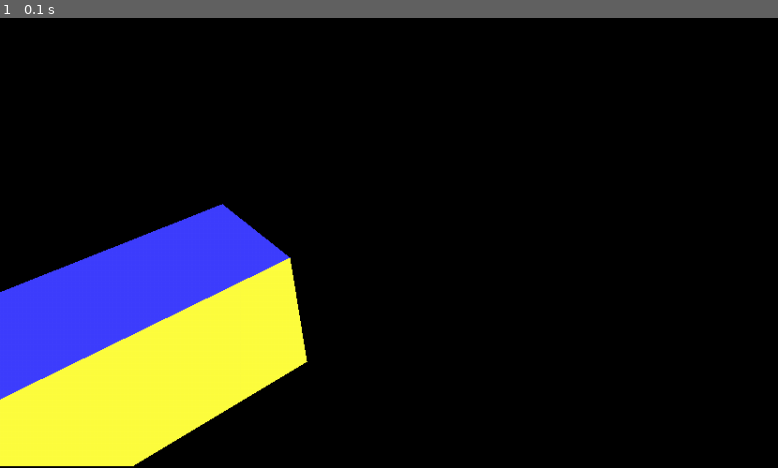
Above: before the commit, frame 1.
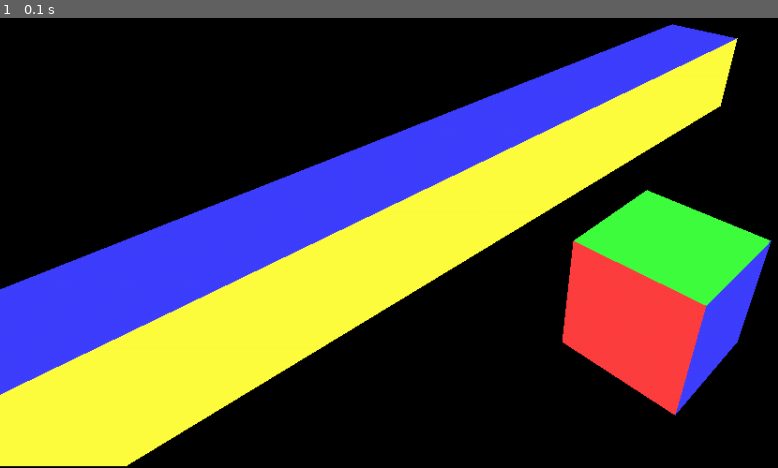
Above: after the commit, the same moment.

Repository: mooinglemur/2RX16
Game: pygame game, started from scripts/pygame-3d-scene.py
Two runs of this game, one before a commit and one after it. Both use one fixed random seed, a clock stepped at 60 frames per second and the inputs below.
Inputs:
- Up to frame 1 (0.1 s): no input

The runs differ from the first frame. In frame 1, 28% of the frame differs, in the area x 0-100%, y 1-100%.

Commit message:
showing multiple objects

Diff:
--- a/scripts/pygame-3d-scene.py
+++ b/scripts/pygame-3d-scene.py
@@ -143,12 +143,12 @@
         elif line.startswith('f '):
             line_parts = line.split()
             line_parts.pop(0)  # first element contains the 'f '
-            vertex_indexes = []
+            vertex_indices = []
             normal_index = None
             for line_part in line_parts:
                 # There are in fact two indexes: one for the vertex and one for the normal.
                 vertex_index = int(line_part.split('//')[0])-1
-                vertex_indexes.append(vertex_index)
+                vertex_indices.append(vertex_index)
                 # Note: we overwrite the normal index, since we assume this is a triangle and has ONE normal for each face
                 normal_index = int(line_part.split('//')[1])-1
 
@@ -165,9 +165,9 @@
             # FIXME?: right now, we convert a global vertex (and normal) index into an object-vertex (and normal) index. Is this actually a good idea?
             objects[current_object_name]['faces'].append({
                 'vertex_indices' : [
-                    vertex_indexes[0] - object_start_vertex_index,
-                    vertex_indexes[1] - object_start_vertex_index,
-                    vertex_indexes[2] - object_start_vertex_index
+                    vertex_indices[0] - object_start_vertex_index,
+                    vertex_indices[1] - object_start_vertex_index,
+                    vertex_indices[2] - object_start_vertex_index
                 ],
                 'normal_index' : normal_index - object_start_normal_index,
                 'color_index' : color_index,
@@ -739,7 +739,7 @@
     b1[1] |= x32
     return b1
 
-def light_draw_and_export(projected_vertices, faces):
+def sort_light_draw_and_export(projected_vertices, faces):
 
     def face_sorter(item):
         return item['sum_of_z']
@@ -1088,12 +1088,28 @@
 # FIXME!
 #    exit()
 
-    # FIXME: this is a temporary workaround. We should get all objects but the camera here!
-    projected_vertices = camera_clipped_projected_objects['Cube']['vertices']
-    faces = camera_clipped_projected_objects['Cube']['faces']
+    projected_vertices = []
+    faces = []
+    for current_object_name in camera_clipped_projected_objects:
+        # We assemble all objects but the camera(box) here
+
+        if (current_object_name == 'CameraBox'):
+            continue
+
+        object_projected_vertices = camera_clipped_projected_objects[current_object_name]['vertices']
+        object_faces = camera_clipped_projected_objects[current_object_name]['faces']
+
+        start_vertex_index = len(projected_vertices)
+        projected_vertices += object_projected_vertices
+        for object_face in object_faces:
+            object_face['vertex_indices'][0] += start_vertex_index
+            object_face['vertex_indices'][1] += start_vertex_index
+            object_face['vertex_indices'][2] += start_vertex_index
+
+            faces.append(object_face)
 
     screen.fill(BLACK)
-    tris_seen = light_draw_and_export(projected_vertices, faces)
+    tris_seen = sort_light_draw_and_export(projected_vertices, faces)
     if tris_seen:
         f.write(b'\xff') # end of frame
 
Not shown, changed: assets/3d_scene/test_cube1.obj
Not shown, changed: assets/3d_scene/test_cube.blend
Not shown, changed: assets/3d_scene/test_cube.blend1
